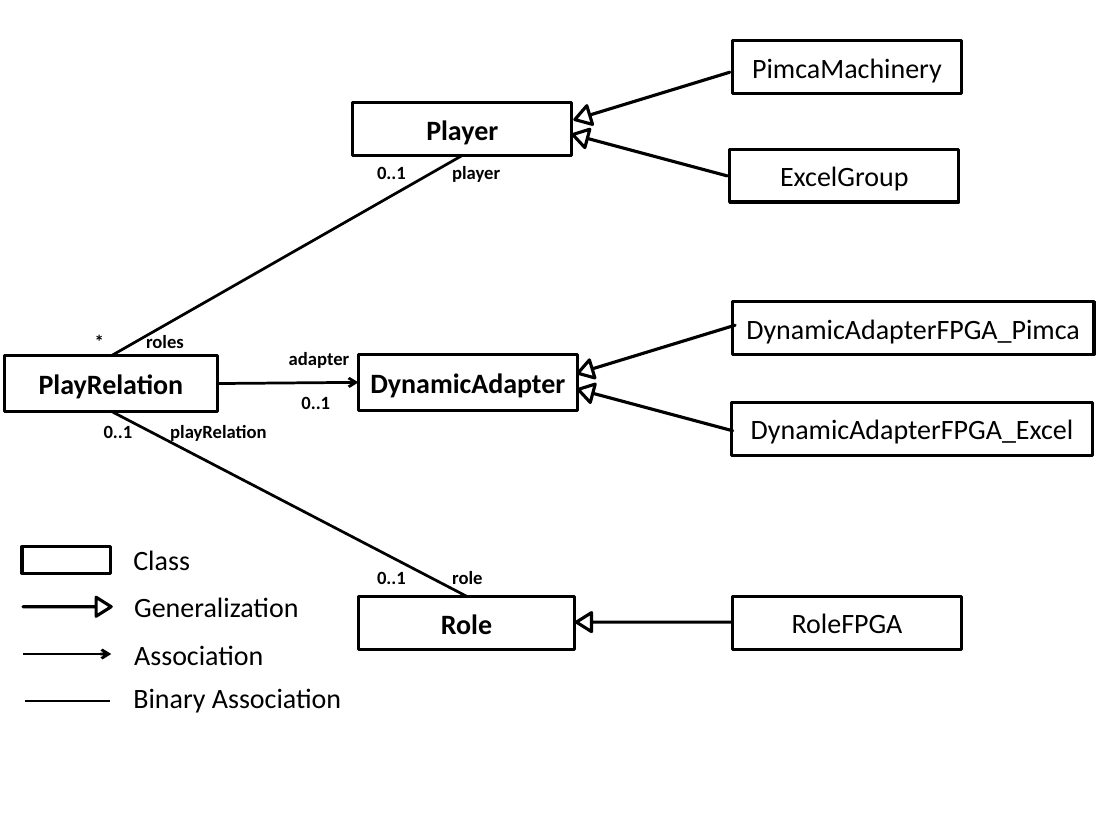
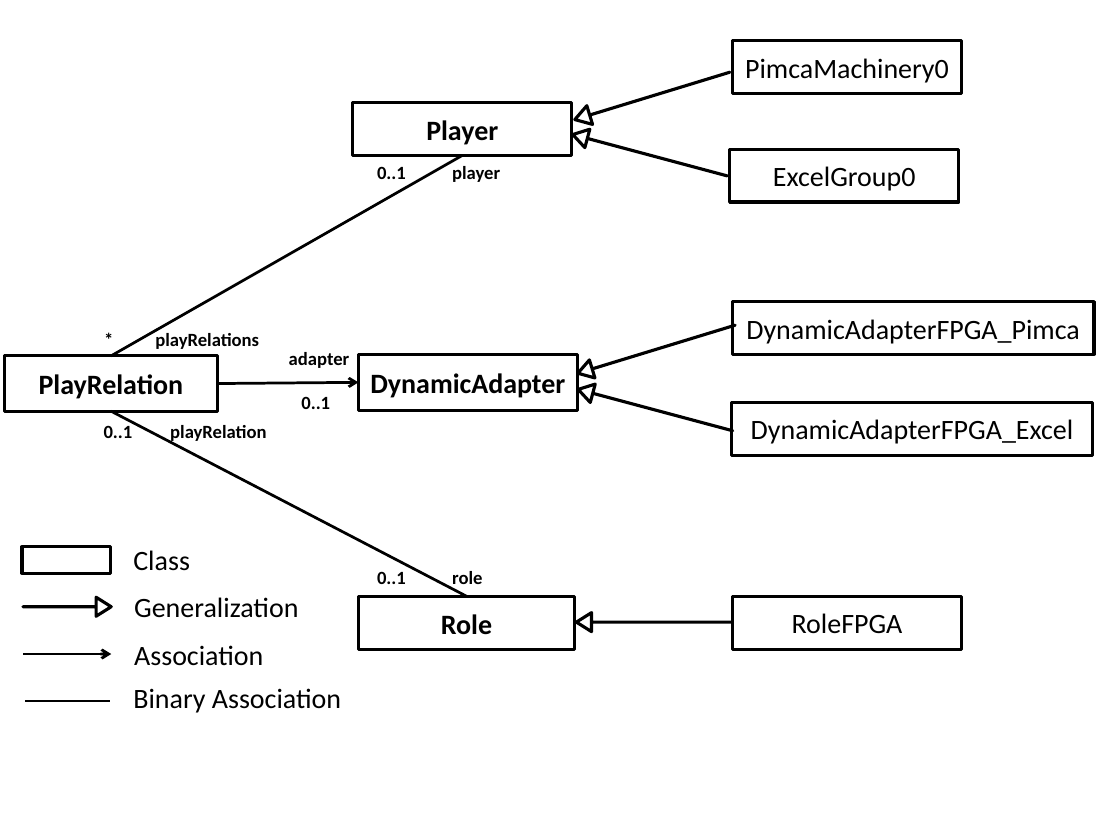
Before and after one commit to joelchampeau/idm_modsoc, a slide deck: slide 1 of documentation/docTravail/seancesTravail/cyber/Role4All_metaModel.pptx. Drawn at 1120x840 pixels with LibreOffice and Linux fonts; fonts in the diff are those of the drawing. Boxes give left, top, right and bottom in pixels: in the first picture for what was removed or moved away, otherwise in the second. Text is boxed around its words. In the diff, an @@ line names an element or a change of style, - is before the commit and + after.

```diff
--- a/documentation/docTravail/seancesTravail/cyber/Role4All_metaModel.pptx
+++ b/documentation/docTravail/seancesTravail/cyber/Role4All_metaModel.pptx
@@ text in rectangle at [745,58,949,83]: text changed @@
-PimcaMachinery
+PimcaMachinery0
@@ text in rectangle at [773,166,916,191]: text changed @@
-ExcelGroup
+ExcelGroup0
@@ text at [155,331,259,349]: text changed @@
-* roles
+* playRelations
```
Also in this commit, not shown: 2 other files.
